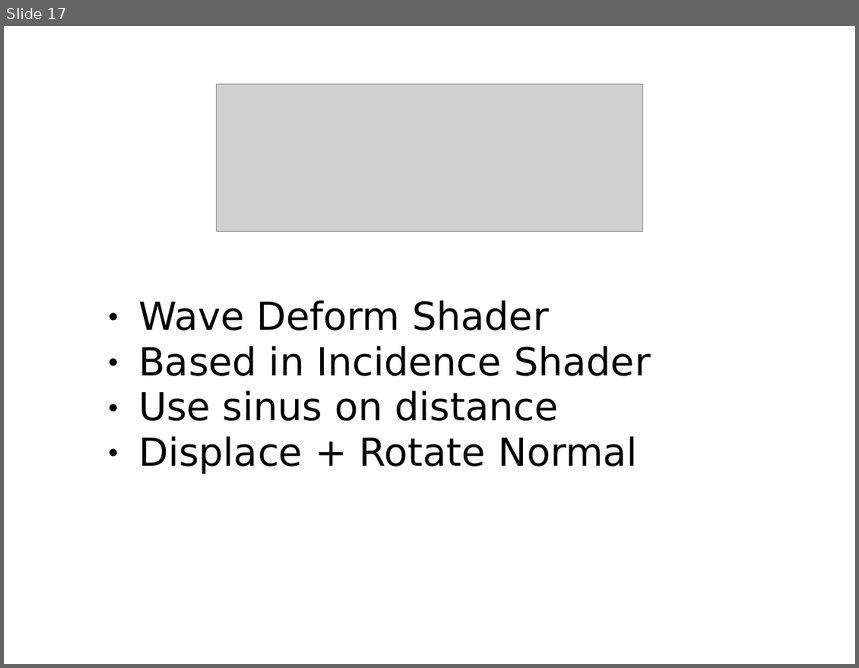
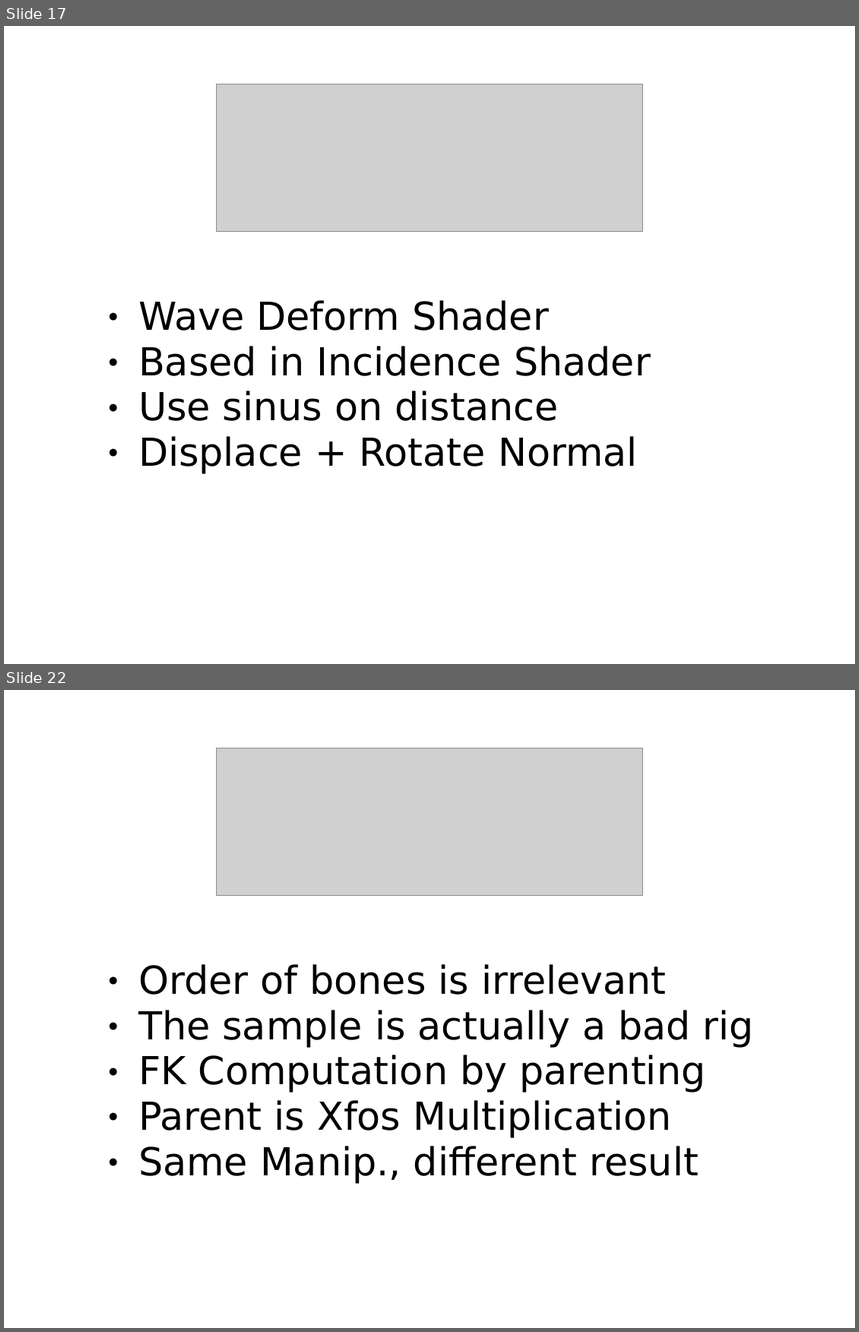
Before and after one commit to Amin4D/JSSceneGraph, a slide deck: Apps/Sample/Tutorials/Presentations/tutorials.ppt. Shown one above the other, each under a label of ours: slide 17 before the commit, slides 17 and 22 after it; the slides between them are not shown. The pictures are 859x668 and 859x1332 pixels, drawn with LibreOffice and Linux fonts; fonts in the diff are those of the drawing; grey boxes stand for pictures. Boxes give left, top, right and bottom in pixels: in the first picture for what was removed or moved away, otherwise in the second. Text is boxed around its words. In the diff, an @@ line names an element or a change of style, - is before the commit and + after.

```diff
--- a/Apps/Sample/Tutorials/Presentations/tutorials.ppt
+++ b/Apps/Sample/Tutorials/Presentations/tutorials.ppt
@@ slide 22 added at box(4, 690, 855, 1328), background #FFFFFF @@
@@ picture added at box(216, 748, 643, 895) @@
@@ text added at box(139, 964, 754, 1184), 36 pt, text #000000 @@
+● Order of bones is irrelevant
+● The sample is actually a bad rig
+● FK Computation by parenting
+● Parent is Xfos Multiplication
+● Same Manip., different result
```
Also in this commit, not shown: 5 other slides added, 1 other file.
